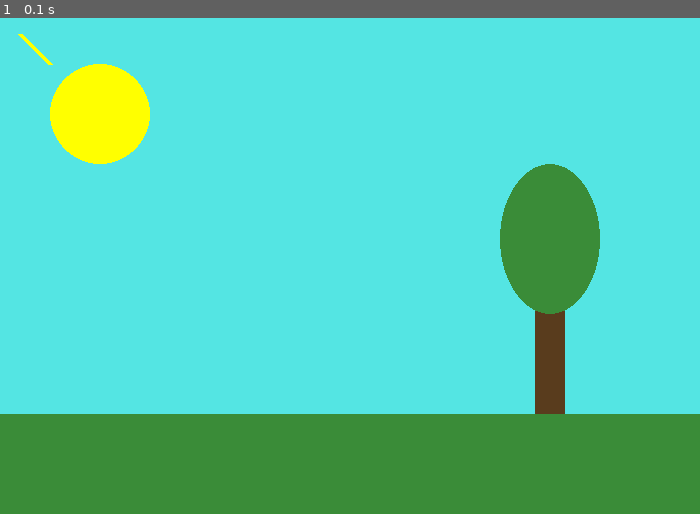
Above: before the commit, frame 1.
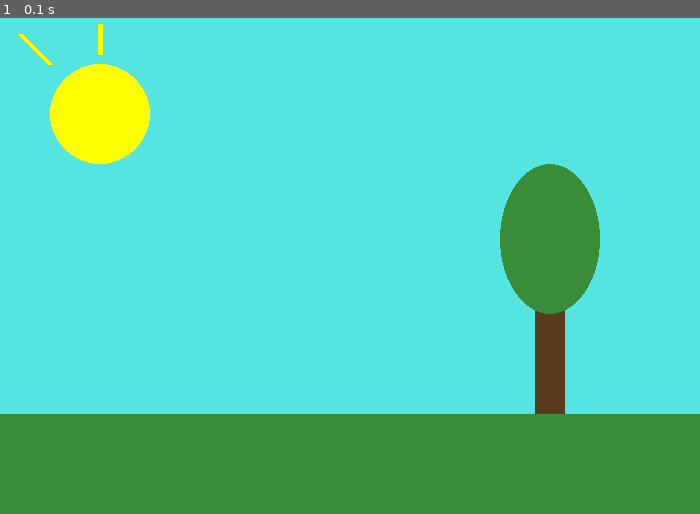
Above: after the commit, the same moment.

Repository: laylar/pygame
Game: pygame game, started from pygame/pyplaytest.py
Two runs of this game, one before a commit and one after it. Both use one fixed random seed, a clock stepped at 60 frames per second and the inputs below.
Inputs:
- Up to frame 1 (0.1 s): no input

The runs differ from the first frame. In frame 1, less than 0.1% of the frame differs, in the area x 14-15%, y 1-8%.

Commit message:
added a line to the sun

Diff:
--- a/pygame/pyplaytest.py
+++ b/pygame/pyplaytest.py
@@ -35,8 +35,9 @@
 	screen.fill(BLUE)
 	#then you can draw different shapes and lines or add text to your background stage
 	#the sun
+	pygame.draw.ellipse(screen, YELLOW, [50,50,100,100], 0)
 	pygame.draw.line(screen, YELLOW, [20,20], [50,50], 5)
-	pygame.draw.ellipse(screen, YELLOW, [50,50,100,100], 0)
+	pygame.draw.line(screen, YELLOW, [100,10], [100,40], 5)
 	#the tree
 	pygame.draw.rect(screen, BROWN, [535,250,30,150], 0)
 	pygame.draw.ellipse(screen, GREEN, [500,150,100,150], 0)
